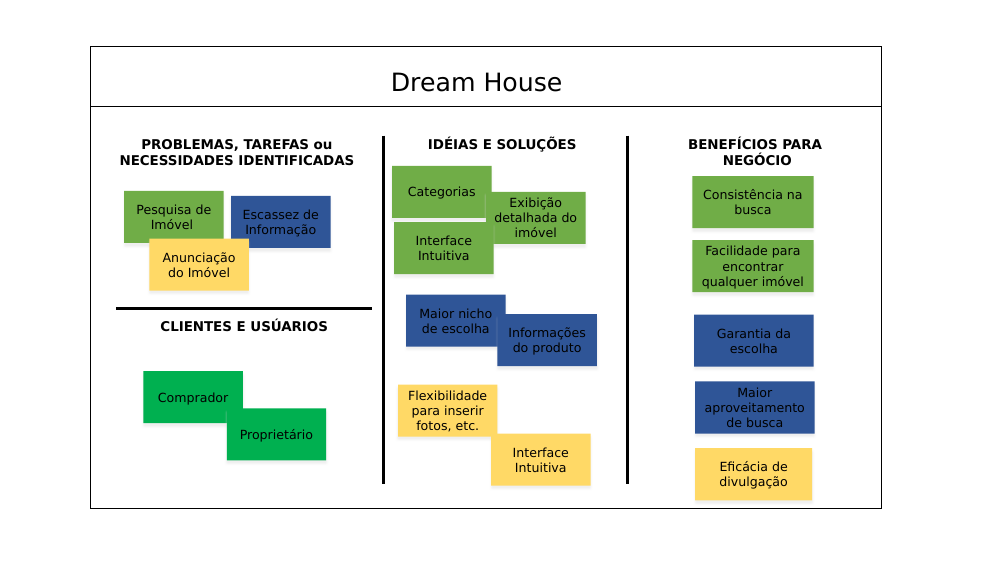
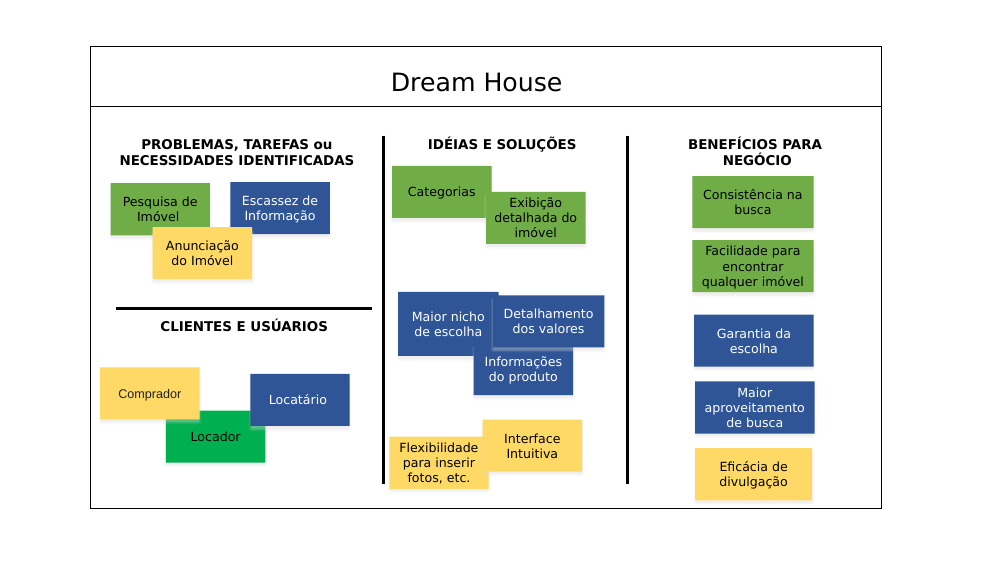
Before and after one commit to Dream-House-Grupo-9/Documentos, a slide deck: slide 1 of Lean UX/leanux.pptx. Drawn at 1008x567 pixels with LibreOffice and Linux fonts; fonts in the diff are those of the drawing. Boxes give left, top, right and bottom in pixels: in the first picture for what was removed or moved away, otherwise in the second. Text is boxed around its words. In the diff, an @@ line names an element or a change of style, - is before the commit and + after.

```diff
--- a/Lean UX/leanux.pptx
+++ b/Lean UX/leanux.pptx
@@ rectangle "Pesquisa de Imóvel" moved from (x1=124, y1=191, x2=224, y2=243) to (x1=110, y1=183, x2=210, y2=235) @@
@@ rectangle "Escassez de Informação" moved from (x1=231, y1=196, x2=331, y2=248) to (x1=231, y1=182, x2=330, y2=234) @@
@@ rectangle "Anunciação do Imóvel" moved from (x1=150, y1=239, x2=250, y2=291) to (x1=153, y1=227, x2=253, y2=279) @@
@@ rectangle removed at (x1=394, y1=222, x2=494, y2=274) @@
-Interface Intuitiva
@@ rectangle "Maior nicho de escolha" resized from (x1=406, y1=295, x2=506, y2=347) to (x1=399, y1=292, x2=499, y2=356) @@
@@ rectangle added at (x1=493, y1=296, x2=604, y2=348), fill #2F5597, 12 pt, text #FFFFFF @@
+Detalhamento dos valores
@@ text colour #000000 to #FFFFFF in 5 elements at (x1=694, y1=315, x2=814, y2=367), (x1=696, y1=382, x2=815, y2=434), (x1=231, y1=182, x2=330, y2=234), (x1=399, y1=292, x2=499, y2=356), (x1=474, y1=343, x2=574, y2=395) @@
@@ rectangle "Informações do produto" moved from (x1=498, y1=314, x2=597, y2=366) to (x1=474, y1=343, x2=574, y2=395) @@
@@ rectangle "Comprador" moved from (x1=144, y1=371, x2=243, y2=423) to (x1=101, y1=368, x2=200, y2=420) @@
@@ rectangle "Comprador" at (x1=101, y1=368, x2=200, y2=420): font DejaVu Sans to Arial, text colour #000000 to #202124; fill #00B050 to #FFD966 @@
@@ rectangle "Locatário" moved from (x1=227, y1=408, x2=327, y2=461) to (x1=250, y1=374, x2=350, y2=426) @@
@@ rectangle "Locatário" at (x1=250, y1=374, x2=350, y2=426): fill #00B050 to #2F5597 @@
@@ rectangle added at (x1=166, y1=411, x2=266, y2=463), fill #00B050, 12 pt, text #000000 @@
+Locador
@@ text in rectangle at (x1=269, y1=394, x2=327, y2=404): text changed; text colour #000000 to #FFFFFF @@
-Proprietário
+Locatário
@@ rectangle "Flexibilidade para inserir fotos, etc." moved from (x1=399, y1=385, x2=498, y2=437) to (x1=389, y1=437, x2=489, y2=489) @@
@@ rectangle "Interface Intuitiva" moved from (x1=492, y1=434, x2=591, y2=486) to (x1=482, y1=420, x2=582, y2=472) @@
```
Also in this commit, not shown: 2 other files.
